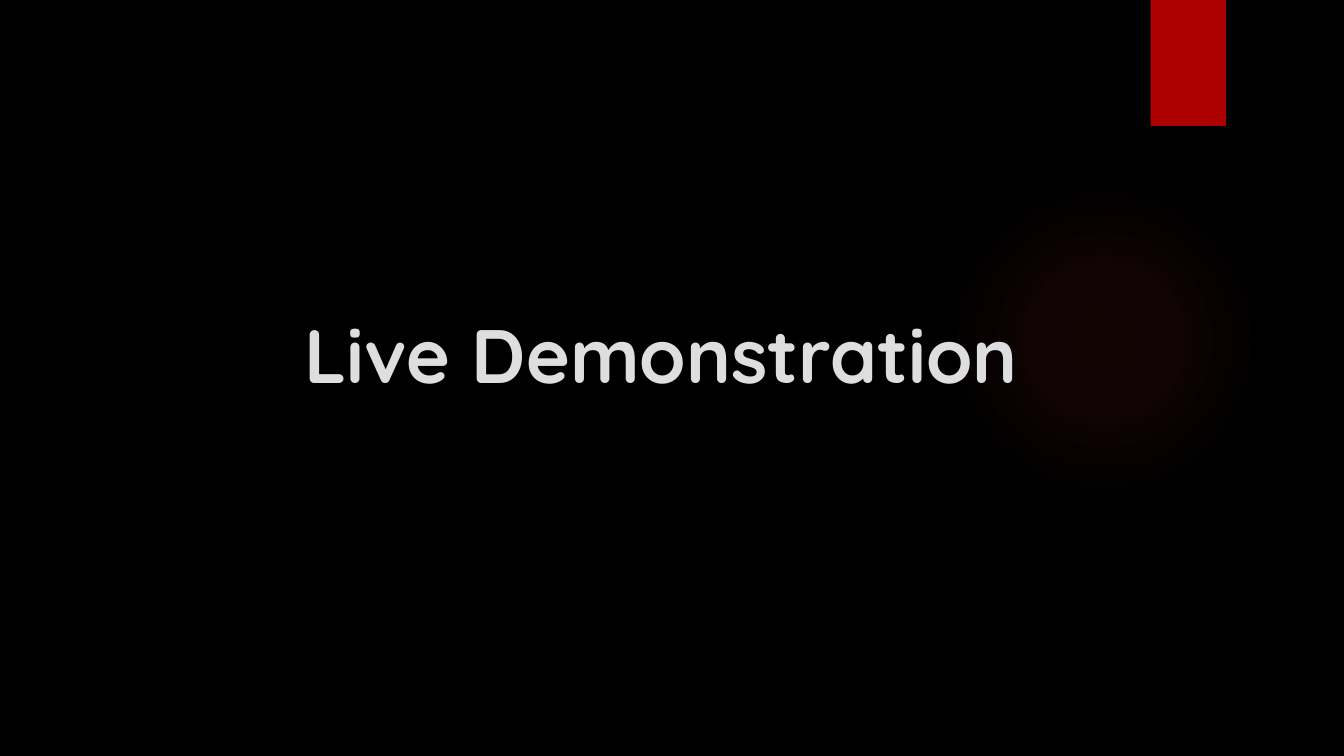
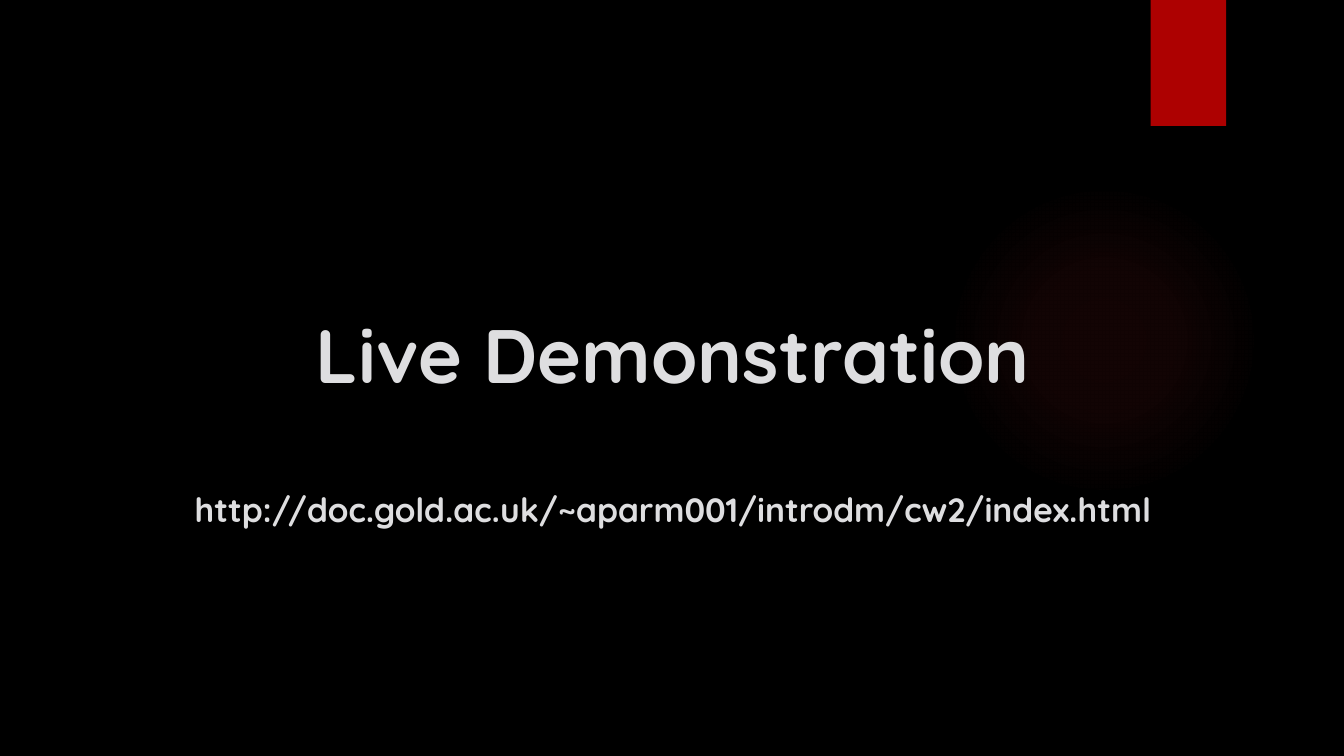
Before and after one commit to amrishparmar/ABC-123, a slide deck: slide 6 of Group Presentation.pptx. Drawn at 1344x756 pixels with LibreOffice and Linux fonts; fonts in the diff are those of the drawing; background and template pictures are left out. Boxes give left, top, right and bottom in pixels: in the first picture for what was removed or moved away, otherwise in the second. Text is boxed around its words. In the diff, an @@ line names an element or a change of style, - is before the commit and + after.

```diff
--- a/Group Presentation.pptx
+++ b/Group Presentation.pptx
@@ title at <box>195,328,1151,529</box>: text changed; size 54 to 24 pt @@
-Live Demonstration
+Live Demonstration
+http://doc.gold.ac.uk/~aparm001/introdm/cw2/index.html
```
Also in this commit, not shown: 2 other files.
